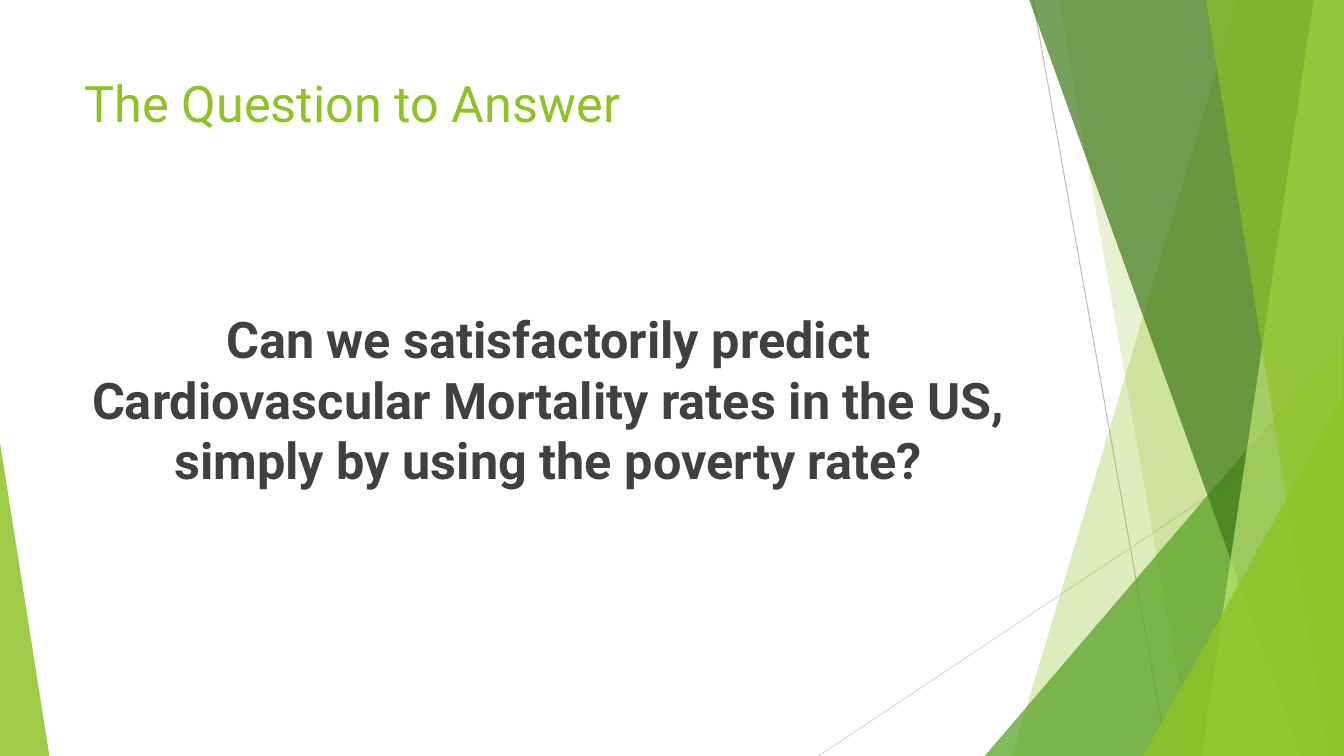
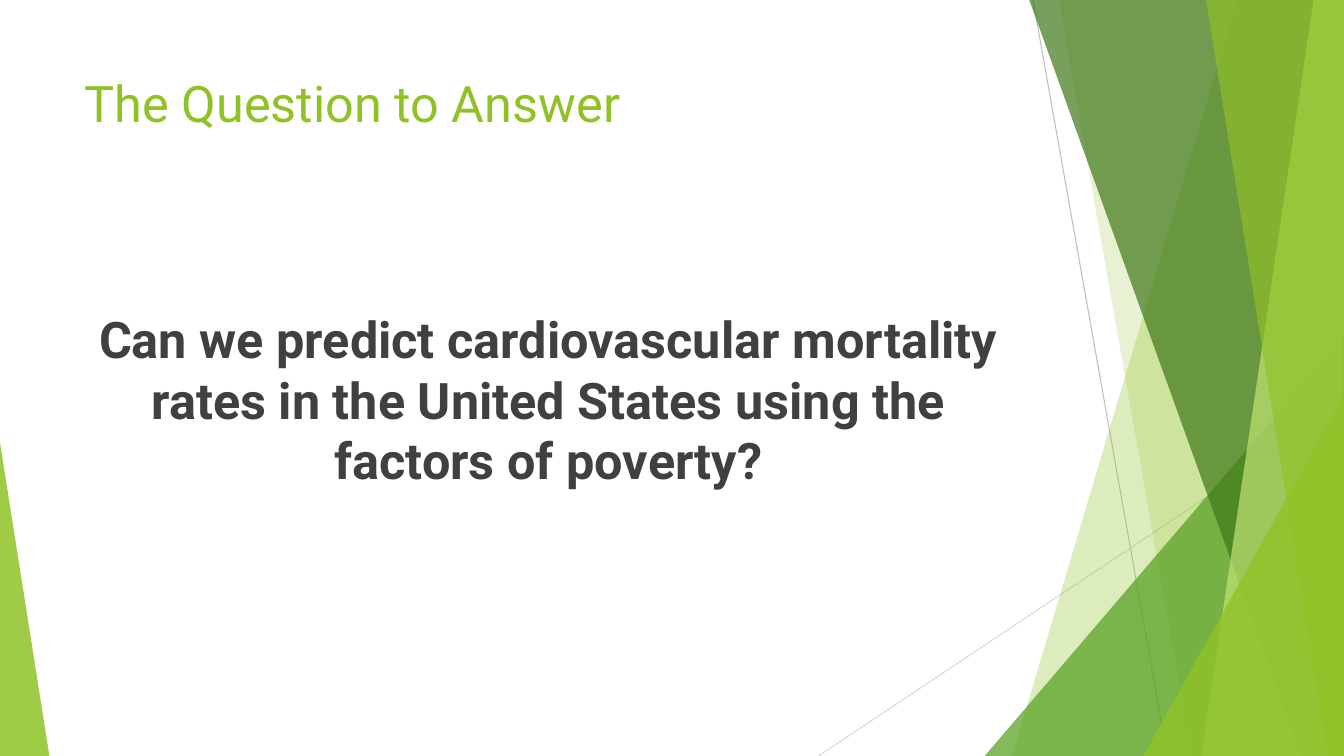
Before and after one commit to littlesiagoy/Springboard-Capstone-1, a slide deck: slide 3 of Capstone 1 Slidedeck.pptx. Drawn at 1344x756 pixels with LibreOffice and Linux fonts; fonts in the diff are those of the drawing. Boxes give left, top, right and bottom in pixels: in the first picture for what was removed or moved away, otherwise in the second. Text is boxed around its words. In the diff, an @@ line names an element or a change of style, - is before the commit and + after.

```diff
--- a/Capstone 1 Slidedeck.pptx
+++ b/Capstone 1 Slidedeck.pptx
@@ text at (99, 320, 997, 490): text changed @@
-Can we satisfactorily predict Cardiovascular Mortality rates in the US, simply by using the poverty rate?
+Can we predict cardiovascular mortality rates in the United States using the factors of poverty?
```
Also in this commit, not shown: 11 other slides changed, 5 slides added, 4 slides removed, 18 other files.
